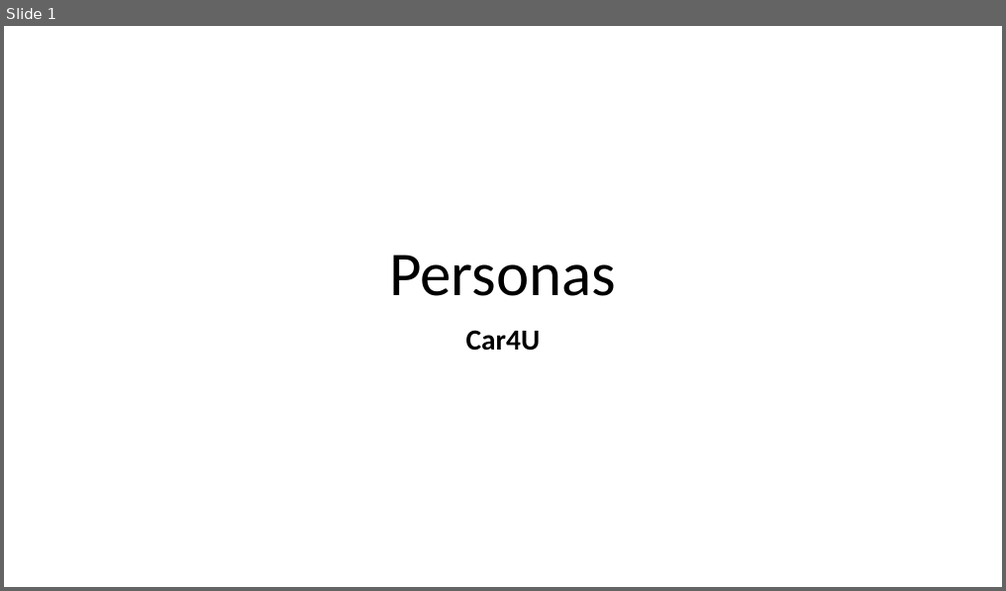
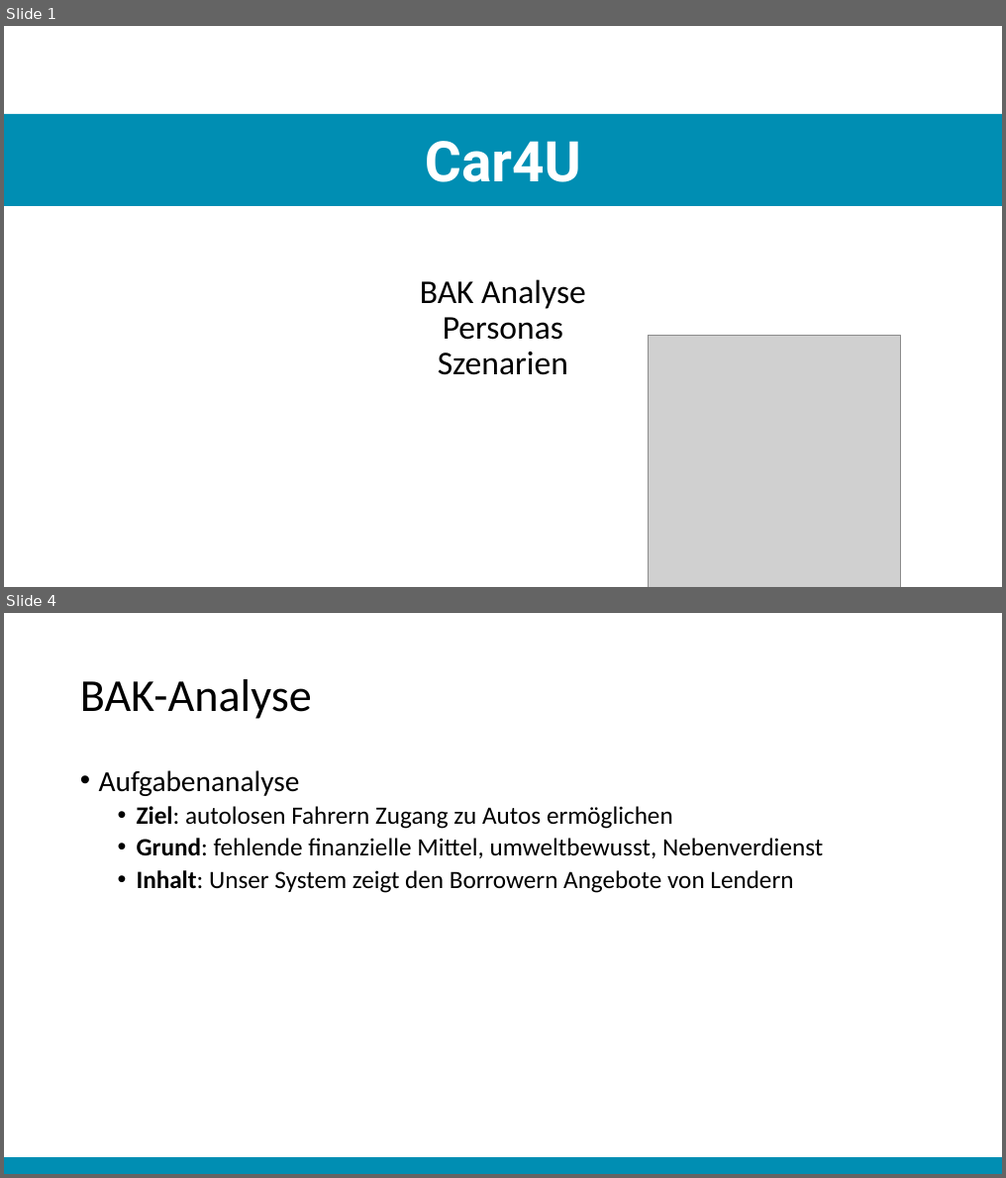
Before and after one commit to christopherchristensen/summaries, a slide deck: usab/Präsentation.pptx. Shown one above the other, each under a label of ours: slide 1 before the commit, slides 1 and 4 after it; the slides between them are not shown. The pictures are 1006x591 and 1006x1178 pixels, drawn with LibreOffice and Linux fonts; fonts in the diff are those of the drawing; grey boxes stand for pictures. Boxes give left, top, right and bottom in pixels: in the first picture for what was removed or moved away, otherwise in the second. Text is boxed around its words. In the diff, an @@ line names an element or a change of style, - is before the commit and + after.

Commit message:
präsentation zu szenarien

```diff
--- a/usab/Präsentation.pptx
+++ b/usab/Präsentation.pptx
@@ slide 4 added at (4,613,1002,1174), background #FFFFFF @@
@@ title added at (80,679,312,719), 44 pt, text #000000 @@
+BAK-Analyse
@@ text added at (99,770,823,893), 24 pt, text #000000 @@
+• Aufgabenanalyse
+  • Ziel: autolosen Fahrern Zugang zu Autos ermöglichen
+  • Grund: fehlende finanzielle Mittel, umweltbewusst, Nebenverdienst
+  • Inhalt: Unser System zeigt den Borrowern Angebote von Lendern
@@ rectangle added at (4,1158,1002,1174), fill #008EB3 @@
@@ slide 1 changed as well @@
@@ rectangle added at (4,114,1002,206), fill #008EB3 @@
@@ subtitle "Car4U": place and size @@
-subtitle "Car4U" at (466,330,540,351)
+subtitle "Car4U" at (425,141,581,182)
@@ subtitle "Car4U" at (425,141,581,182): size 28 to 54 pt, font Calibri to Roboto, text colour #000000 to #FFFFFF @@
@@ title at (420,279,586,375): text changed; size 60 to 32 pt @@
-Personas
+BAK Analyse
+Personas
+Szenarien
@@ picture added at (648,336,900,587) @@
```
Also in this commit, not shown: 11 other slides changed, 4 other slides added, 1 other file.
